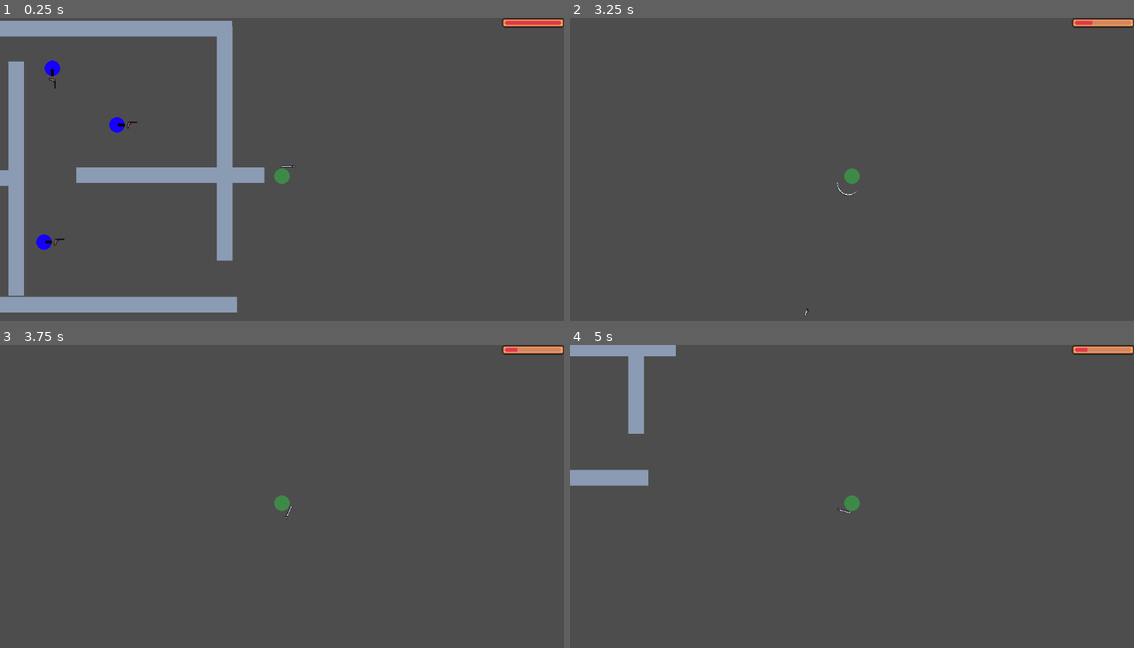
Above: before the commit, frames 1-4 (two rows, left to right).
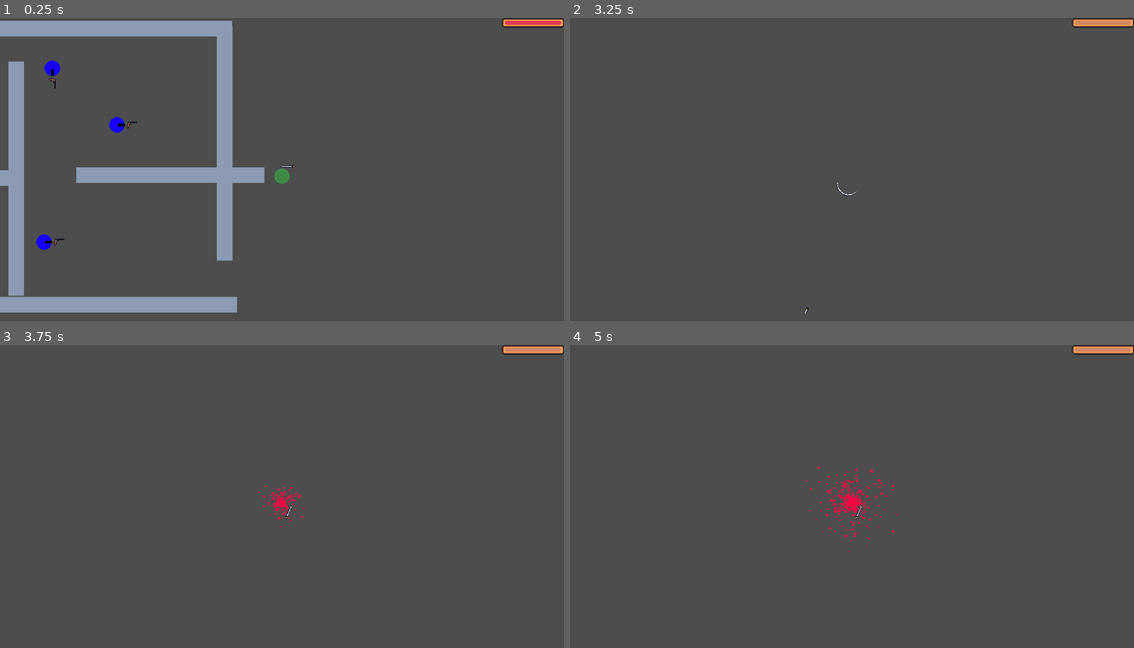
Above: after the commit, the same moments.

Repository: whocares-abt/fast-pace
Game: Godot game, scene res://Scenes/debug_map.tscn
Same seed, same stepped clock (60 frames per second), same inputs: the game is played once before the commit and once after it.
Inputs (mouse positions are in pixels of both pictures, inside the frame that each line leads up to):
- Up to frame 1 (0.25 s): no input
- Up to frame 2 (3.25 s): tap Enter at 0.5 s; move the mouse to (976, 160) at 0.52 s; press the mouse at (976, 160) at 0.53 s; hold D (move_right) 0.53-1.28 s; move the mouse to (739, 190) at 1.27 s; release the mouse at (739, 190) at 1.28 s; hold S (move_down) 1.28-2.03 s; click (739, 190) at 1.35 s; move the mouse to (908, 105) at 2.02 s; hold D (move_right) 2.03-2.78 s; hold Shift (bullet_time) 2.03-2.78 s; click (908, 105) at 2.3 s; tap Space at 2.75 s; move the mouse to (823, 239) at 2.77 s; hold W (move_up) from 2.78 s (still down); right-click (823, 239) at 2.85 s; click (823, 239) at 3.05 s
- Up to frame 3 (3.75 s): move the mouse to (451, 551) at 3.52 s; release W (move_up) at 3.53 s; press the mouse at (451, 551) at 3.53 s; hold A (move_left) from 3.53 s (still down)
- Up to frame 4 (5 s): keep holding A (move_left); move the mouse to (682, 457) at 4.27 s; release the mouse at (682, 457) at 4.28 s; click (682, 457) at 4.35 s

Frame 1 is identical in both runs. In frame 2, 0.2% of the frame differs, in the area x 41-93%, y 0-99%; in frame 3, 0.3%; in frame 4, 2.7%, in the area x 0-92%, y 0-69%.

Commit message:
Modified health timer and enemy weapons

Diff:
--- a/Scenes/Characters/player_character.tscn
+++ b/Scenes/Characters/player_character.tscn
@@ -80,7 +80,7 @@
 process_material = ExtResource("7_mnpb2")
 
 [node name="HealthTimer" type="Timer" parent="."]
-wait_time = 0.5
+wait_time = 0.3
 autostart = true
 
 [connection signal="hurtbox_entered" from="Hitbox" to="." method="_on_hitbox_hurtbox_entered"]
--- a/Scenes/debug_map.tscn
+++ b/Scenes/debug_map.tscn
@@ -58,6 +58,7 @@
 position = Vector2(-199, 118)
 rotation = 3.1415927
 player = NodePath("../../PlayerCharacter")
+weapon_name = "katana"
 
 [node name="EnemyCharacter7" parent="Enemies" node_paths=PackedStringArray("player") instance=ExtResource("4_6mob1")]
 position = Vector2(-540, 248)
@@ -68,6 +69,7 @@
 position = Vector2(-193, 215)
 rotation = 3.1415927
 player = NodePath("../../PlayerCharacter")
+weapon_name = "katana"
 
 [node name="EnemyCharacter3" parent="Enemies" node_paths=PackedStringArray("player") instance=ExtResource("4_6mob1")]
 position = Vector2(-527, -49)
--- a/Scripts/Combat/Weapon/weapon.gd
+++ b/Scripts/Combat/Weapon/weapon.gd
@@ -92,10 +92,12 @@
 
 func melee_attack():
 	melee_hurtbox.enable_hurtbox()
-	deflection_hitbox.enable_hitbox()
+	if (deflection_hitbox):
+		deflection_hitbox.enable_hitbox()
 	await get_tree().create_timer(attack_hold).timeout
+	if (deflection_hitbox):
+		deflection_hitbox.disable_hitbox()
 	melee_hurtbox.disable_hurtbox()
-	deflection_hitbox.disable_hitbox()
 
 func get_hurtbox_location():
 	return melee_hurtbox.global_position
Not shown, added: Scripts/.DS_Store
Not shown, added: Scripts/Resources/.DS_Store
